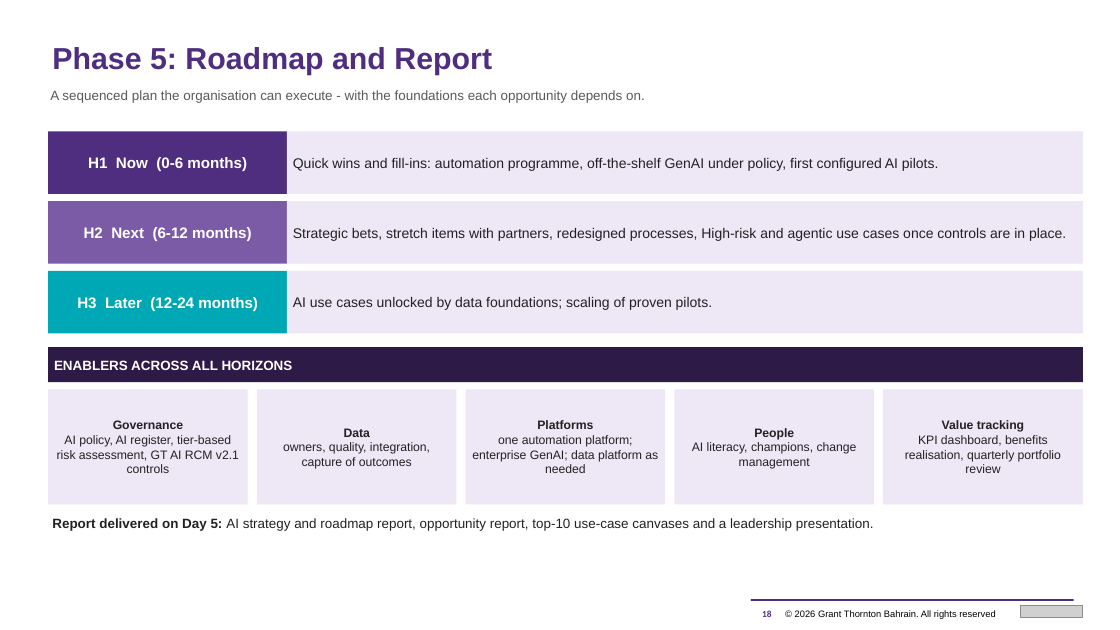
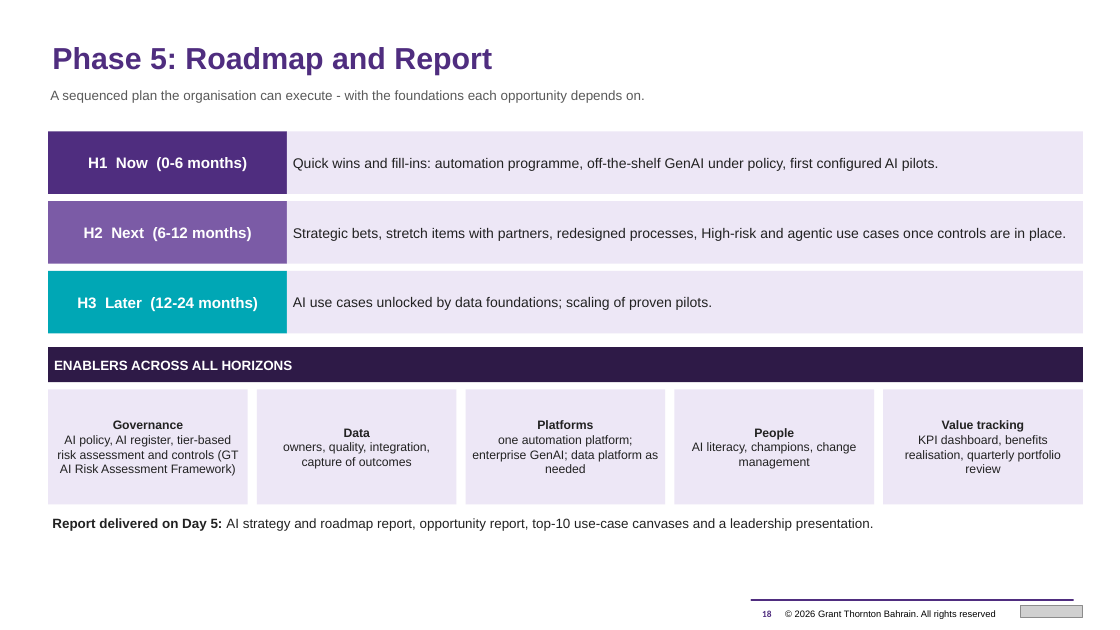
Before and after one commit to mahekdevangtrivedi-wq/GT-AI-Service-Line, a slide deck: slide 18 of 02_AI_Strategy_and_Roadmap/GT_AI_Strategy_and_Roadmap_Proposal.pptx. Drawn at 1120x630 pixels with LibreOffice and Linux fonts; fonts in the diff are those of the drawing; grey boxes stand for pictures. Boxes give left, top, right and bottom in pixels: in the first picture for what was removed or moved away, otherwise in the second. Text is boxed around its words. In the diff, an @@ line names an element or a change of style, - is before the commit and + after.

```diff
--- a/02_AI_Strategy_and_Roadmap/GT_AI_Strategy_and_Roadmap_Proposal.pptx
+++ b/02_AI_Strategy_and_Roadmap/GT_AI_Strategy_and_Roadmap_Proposal.pptx
@@ text in rectangle at (57, 435, 239, 476): text changed @@
-AI policy, AI register, tier-based risk assessment, GT AI RCM v2.1 controls
+AI policy, AI register, tier-based risk assessment and controls (GT AI Risk Assessment Framework)
```
Also in this commit, not shown: 2 other slides changed, 18 other files.
